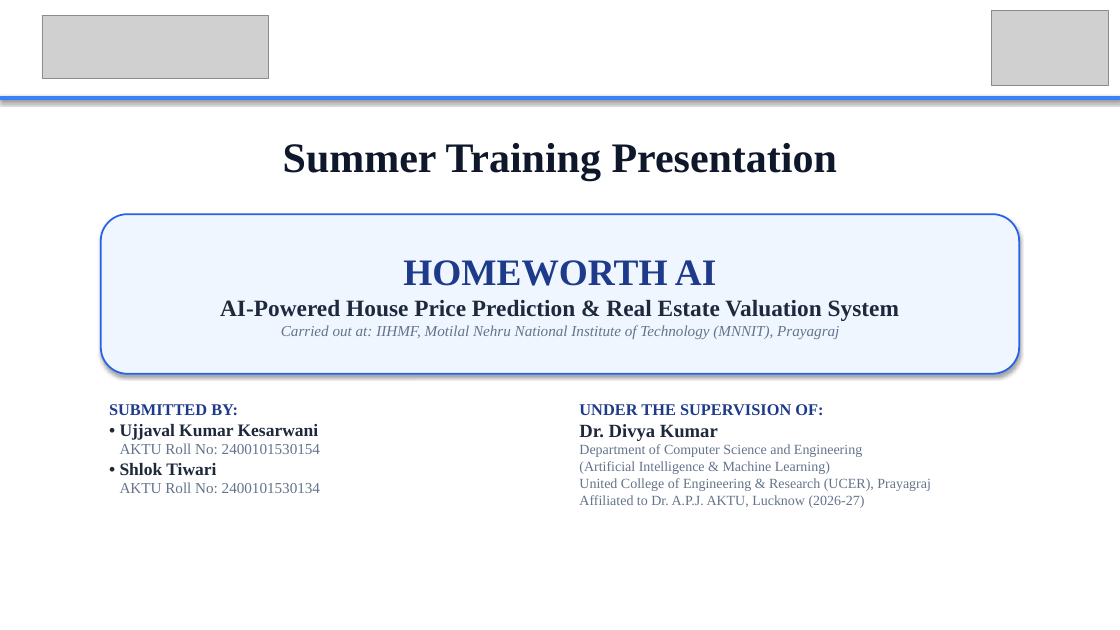
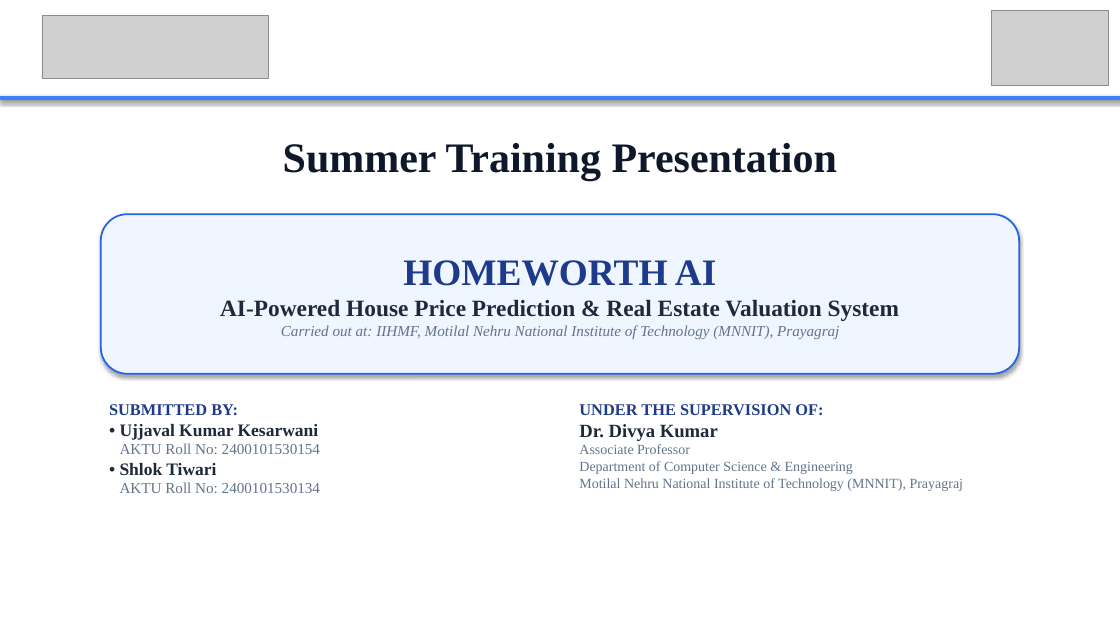
Before and after one commit to ujjavalkumarkesarwani108-spec/HomeWorth-AI, a slide deck: slide 1 of HomeWorth_AI_Presentation.pptx. Drawn at 1120x630 pixels with LibreOffice and Linux fonts; fonts in the diff are those of the drawing; grey boxes stand for pictures. Boxes give left, top, right and bottom in pixels: in the first picture for what was removed or moved away, otherwise in the second. Text is boxed around its words. In the diff, an @@ line names an element or a change of style, - is before the commit and + after.

Commit message:
docs: align report to center, condense to 17 pages, update cover layout and supervisor to MNNIT Prayagraj

```diff
--- a/HomeWorth_AI_Presentation.pptx
+++ b/HomeWorth_AI_Presentation.pptx
@@ text at box(579, 444, 964, 491): text changed @@
-Department of Computer Science and Engineering
-(Artificial Intelligence & Machine Learning)
-United College of Engineering & Research (UCER), Prayagraj
-Affiliated to Dr. A.P.J. AKTU, Lucknow (2026-27)
+Associate Professor
+Department of Computer Science & Engineering
+Motilal Nehru National Institute of Technology (MNNIT), Prayagraj
```
Also in this commit, not shown: 1 other slide changed, 4 other files.
